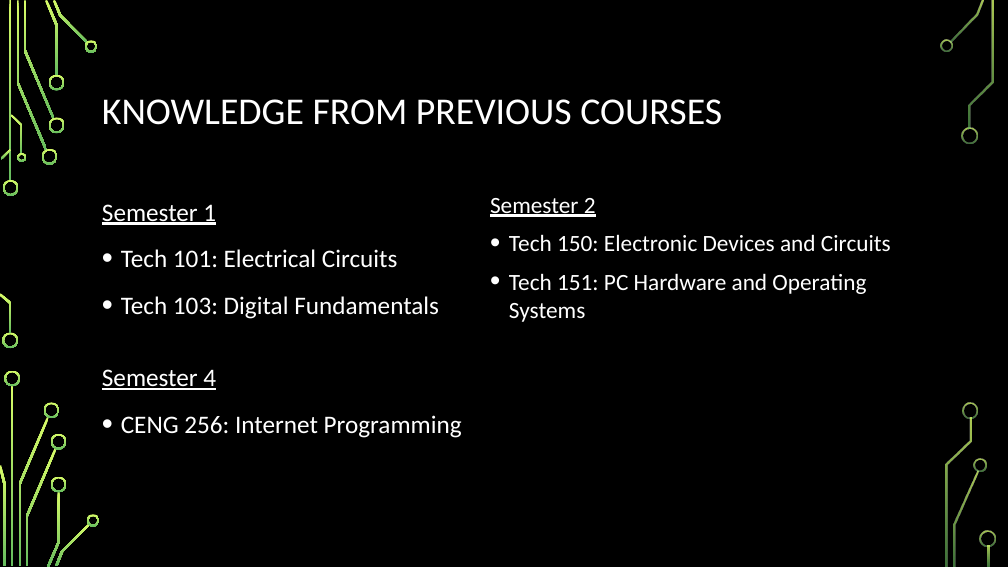
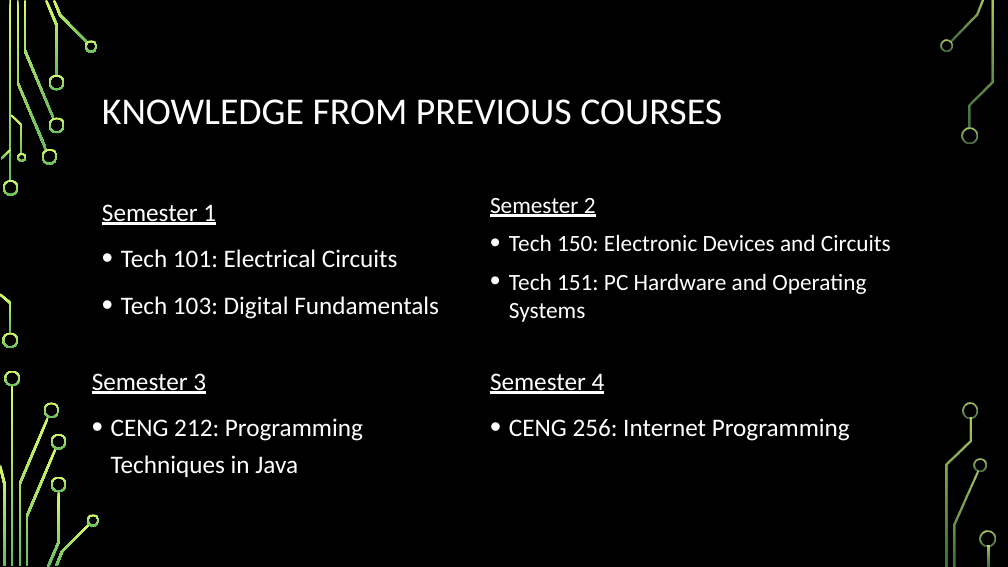
Before and after one commit to Masoud647/Masoud647.github.io, a slide deck: slide 6 of Documents/Ceng 317 Powerpoint Presentation.pptx. Drawn at 1008x567 pixels with LibreOffice and Linux fonts; fonts in the diff are those of the drawing; background and template pictures are left out. Boxes give left, top, right and bottom in pixels: in the first picture for what was removed or moved away, otherwise in the second. Text is boxed around its words. In the diff, an @@ line names an element or a change of style, - is before the commit and + after.

```diff
--- a/Documents/Ceng 317 Powerpoint Presentation.pptx
+++ b/Documents/Ceng 317 Powerpoint Presentation.pptx
@@ text "Semester 4": place and size @@
-text "Semester 4" at box(102, 369, 462, 438)
+text "Semester 4" at box(490, 373, 850, 441)
@@ text added at box(92, 373, 363, 477), 24 pt, text #FFFFFF @@
+Semester 3
+• CENG 212: Programming Techniques in Java
```
Also in this commit, not shown: 1 other slide changed.
